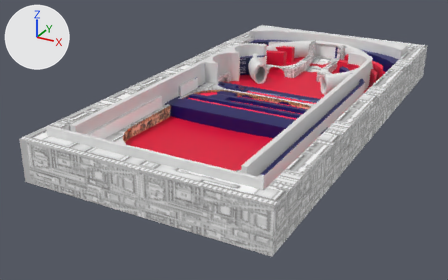
Two versions of the FBX model Assets/Prefabs/FBX/PinballScorebord.fbx, one commit apart.
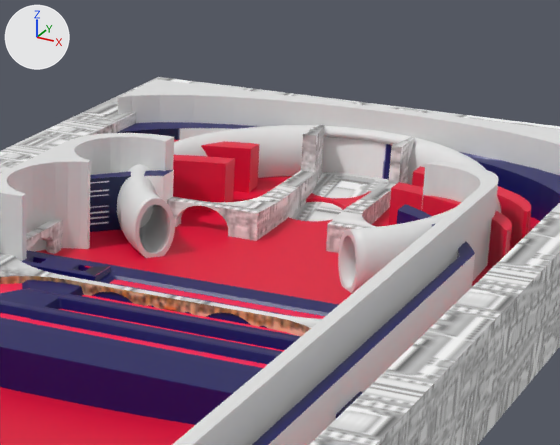
Each version is shown whole from a 50 mm camera at (1.632, -3.502, 1.428) aimed at (-0.183, -0.201, -0.223), then close up on the part from 47% to 88% of the width and 0% to 52% of the height. The axes (+X, +Y, +Z) are drawn at upper left. The lights are the same throughout. Where no turn or scale is listed for an object, it has been applied to the vertices. Vertices at the same position are counted once.

Names of what the first close-up shows: 'Cube', 'Cylinder', 'Cylinder.001', 'Map_3', 'ligthPulbs', 'map_1', 'map_2', 'tennel'.
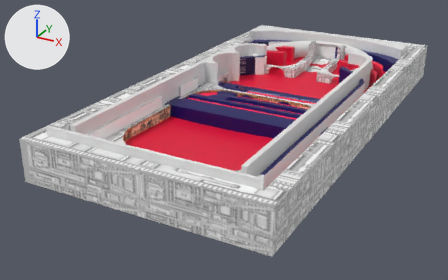
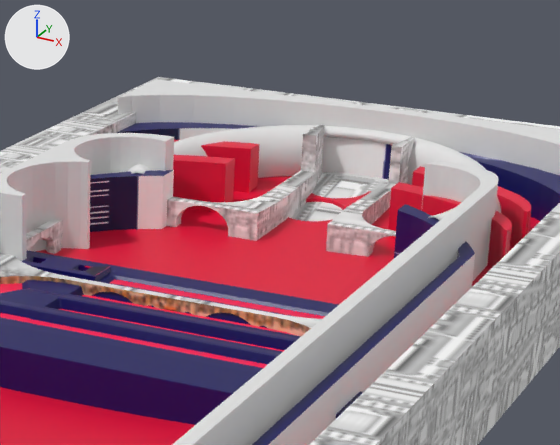
Patch to the scene script:
```diff
--- a/Assets/Prefabs/FBX/PinballScorebord.fbx.py
+++ b/Assets/Prefabs/FBX/PinballScorebord.fbx.py
@@ me_torus_003 @@
 # used by ob_tennel; location = (0.016, 0.797, 0.046)
-me_torus_003.from_pydata(...)  # 3698 vertices, 3629 faces; spans x -0.47..0.47, y -0.388..0.477, z -0.087..0.089
+me_torus_003.from_pydata(...)  # 2824 vertices, 2826 faces; spans x -0.47..0.47, y -0.206..0.477, z -0.083..0.089
+# me_torus_003 part 1: 1 vertex moved within x 0.421, y -0.206, z 0.025; 453 vertices removed from x 0.2..0.423, y -0.388..-0.163, z -0.086..0.072; 12 vertices added at x 0.335..0.424, y -0.206..-0.162, z -0.082..0.071
+# me_torus_003 part 2: 449 vertices removed from x -0.423..-0.219, y -0.375..-0.152, z -0.087..0.07; 16 vertices added at x -0.422..-0.339, y -0.191..-0.152, z -0.082..0.069
 me_torus_003.materials.append(mat_glass)
```

Boxes (x1, y1, x2, y2) around the edits, measured in the close-ups (560 x 445 px):
'tennel', reshaped: before (117, 125, 501, 293); after (128, 125, 501, 221)
part 1 of me_torus_003, cut back: before (338, 214, 442, 293); after (428, 214, 442, 221)
part 2 of me_torus_003, cut back: before (117, 168, 175, 258); after (130, 168, 146, 174)
